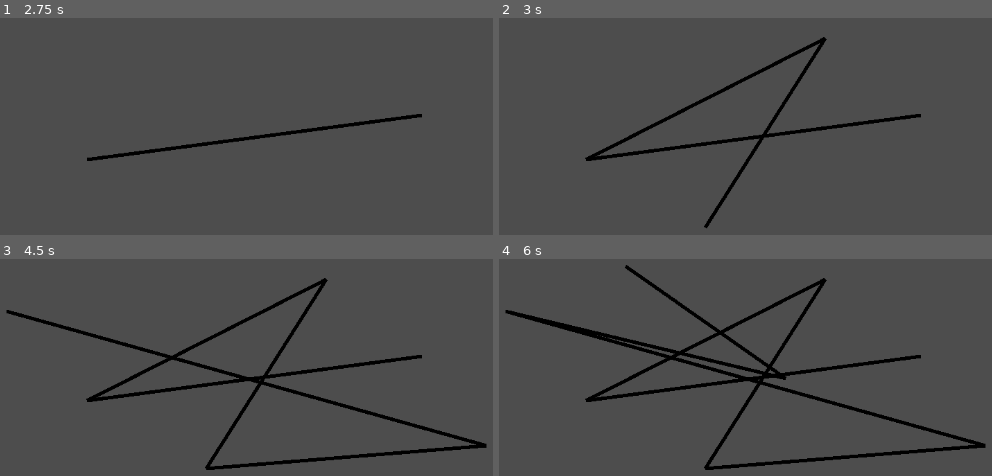
Above: before the commit, frames 1-4 (two rows, left to right).
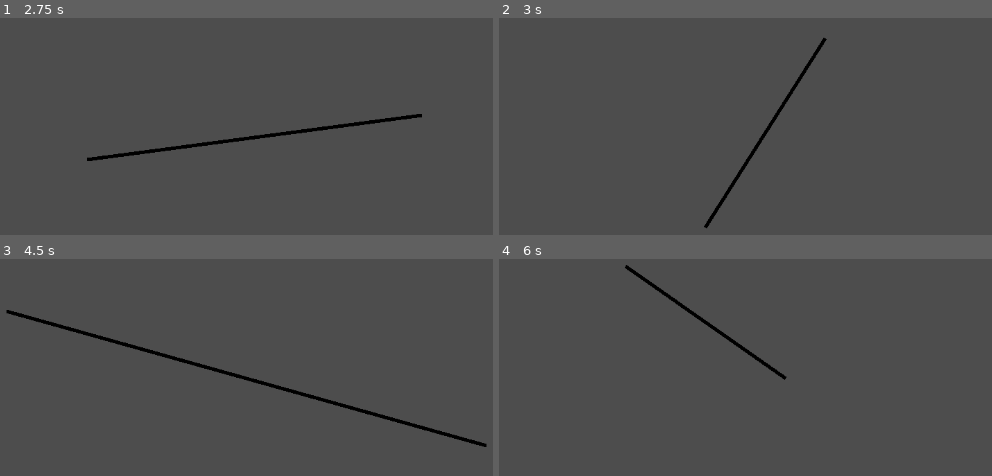
Above: after the commit, the same moments.

Repository: lohchness/Cursebreaker
Game: Godot game, scene res://whiteboard.tscn
Same seed, same stepped clock (60 frames per second), same inputs: the game is played once before the commit and once after it.
Inputs (mouse positions are in pixels of both pictures, inside the frame that each line leads up to):
- Up to frame 1 (2.75 s): tap Enter at 0.5, 2 s; move the mouse to (423, 115) at 0.52 s; press the mouse at (423, 115) at 0.53 s; tap Space at 1.25 s; move the mouse to (88, 159) at 1.27 s; release the mouse at (88, 159) at 1.28 s; click (88, 159) at 1.35 s; move the mouse to (325, 39) at 2.02 s; press the mouse at (325, 39) at 2.03 s
- Up to frame 2 (3 s): tap Space at 2.75 s; move the mouse to (706, 226) at 2.77 s; release the mouse at (706, 226) at 2.78 s; click (706, 226) at 2.85 s
- Up to frame 3 (4.5 s): tap Enter at 3.5 s; move the mouse to (488, 445) at 3.52 s; press the mouse at (488, 445) at 3.53 s; tap Space at 4.25 s; move the mouse to (4, 311) at 4.27 s; release the mouse at (4, 311) at 4.28 s; click (4, 311) at 4.35 s
- Up to frame 4 (6 s): move the mouse to (784, 378) at 5.02 s; press the mouse at (784, 378) at 5.03 s; move the mouse to (627, 265) at 5.77 s; release the mouse at (627, 265) at 5.78 s; click (627, 265) at 5.85 s

Frame 1 is identical in both runs. In frame 2, 2.1% of the frame differs, in the area x 17-86%, y 8-66%; in frame 3, 3.7%; in frame 4, 6.2%, in the area x 1-99%, y 8-98%.
Error before the commit: Invalid call. Nonexistent function 'classify_stroke' in base 'Node2D (Stroke)'. (res://pen.gd:39)

Commit message:
Add complex straight and curve to classifier

Diff:
--- a/pen.gd
+++ b/pen.gd
@@ -8,6 +8,11 @@
 var segment_max_distance = 20
 
 var in_motion = false
+
+enum {SIMPLE_STRAIGHT, COMPLEX_STRAIGHT, CURVE, CONNECTOR, INVALID}
+const STRAIGHT_LINE_DEGREE_THRESHOLD = 20.0
+const COMPLEX_STRAIGHT_DEGREE_MIN = 50.0
+const COMPLEX_STRAIGHT_DEGREE_MAX = 180.0
 
 func _draw():
 	# Draw every submitted stroke
@@ -33,11 +38,13 @@
 
 			#curr_stroke_points.append(last_pos)
 
+			# Sends stored Vector2s into the Stroke class
 			if len(curr_stroke_points) > 1:
-				var stroke = Stroke.new()
-				stroke.stroke_points = curr_stroke_points
-				stroke.classify_stroke()
-				all_strokes.append(stroke)
+				classify_stroke(curr_stroke_points)
+				#var stroke = Stroke.new()
+				#stroke.stroke_points = curr_stroke_points
+				#stroke.classify_stroke()
+				#all_strokes.append(stroke)
 
 			curr_stroke_points = []
 
@@ -47,3 +54,58 @@
 			curr_stroke_points.append(last_pos)
 
 			queue_redraw()
+
+func classify_stroke(stroke_points: Array[Vector2]):
+	var substrokes: Array[Array] = [[]] # Only complex straight lines will have more than 1 element
+
+	print("Number of points: " + str(len(stroke_points)))
+
+	var theta_zero = angle_theta(stroke_points[0], stroke_points[1])
+	print("Theta Zero: " + str(theta_zero))
+
+	var last_angle_difference = theta_zero
+	var stroke_type = SIMPLE_STRAIGHT
+
+	for i in range(1, len(stroke_points) - 1):
+		var angle_difference = abs(angle_theta(stroke_points[i], stroke_points[i+1]) - theta_zero)
+		if angle_difference >= STRAIGHT_LINE_DEGREE_THRESHOLD:
+
+			var abrupt_angle_difference = angle_difference - last_angle_difference
+
+			if COMPLEX_STRAIGHT_DEGREE_MIN < abrupt_angle_difference and abrupt_angle_difference < COMPLEX_STRAIGHT_DEGREE_MAX:
+				# Is a complex straight. Segment this.
+				substrokes.append([])
+				theta_zero = angle_theta(stroke_points[i], stroke_points[i+1])
+				print("New Theta Zero: " + str(theta_zero))
+				if stroke_type == SIMPLE_STRAIGHT:
+					stroke_type = COMPLEX_STRAIGHT
+				if stroke_type == CURVE:
+					stroke_type = INVALID
+
+				# new theta zero means new angle difference, for printing purposes
+				angle_difference = abs(angle_theta(stroke_points[i], stroke_points[i+1]) - theta_zero)
+			else:
+
+				if stroke_type == SIMPLE_STRAIGHT:
+					stroke_type = CURVE
+				if stroke_type == COMPLEX_STRAIGHT:
+					stroke_type = INVALID
+
+		print("Theta - Theta Zero: " + str(angle_difference))
+		last_angle_difference = angle_difference
+
+		substrokes[-1].append(stroke_points[i])
+
+	match stroke_type:
+		SIMPLE_STRAIGHT:
+			# Determine direction
+			print("SIMPLE STRAIGHT")
+		COMPLEX_STRAIGHT:
+			print("COMPLEX STRAIGHT")
+		CURVE:
+			print("CURVE")
+		_:
+			print("INVALID")
+
+func angle_theta(a: Vector2, b: Vector2) -> float:
+	return rad_to_deg(a.angle_to_point(b))
